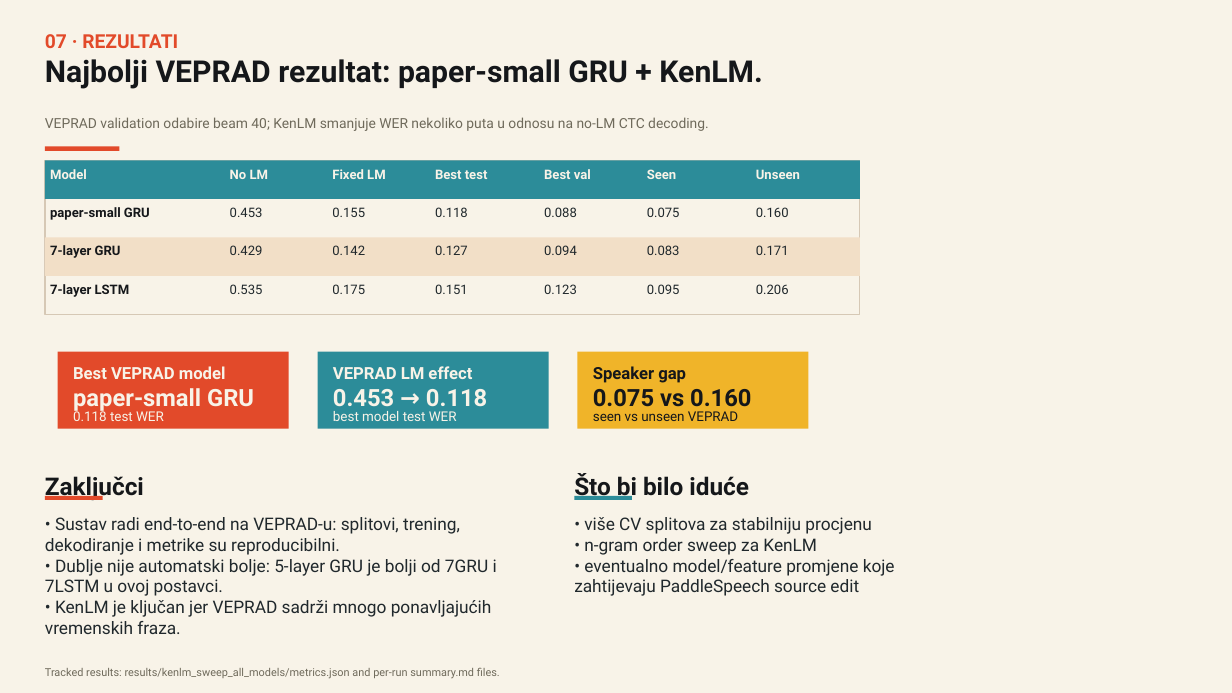
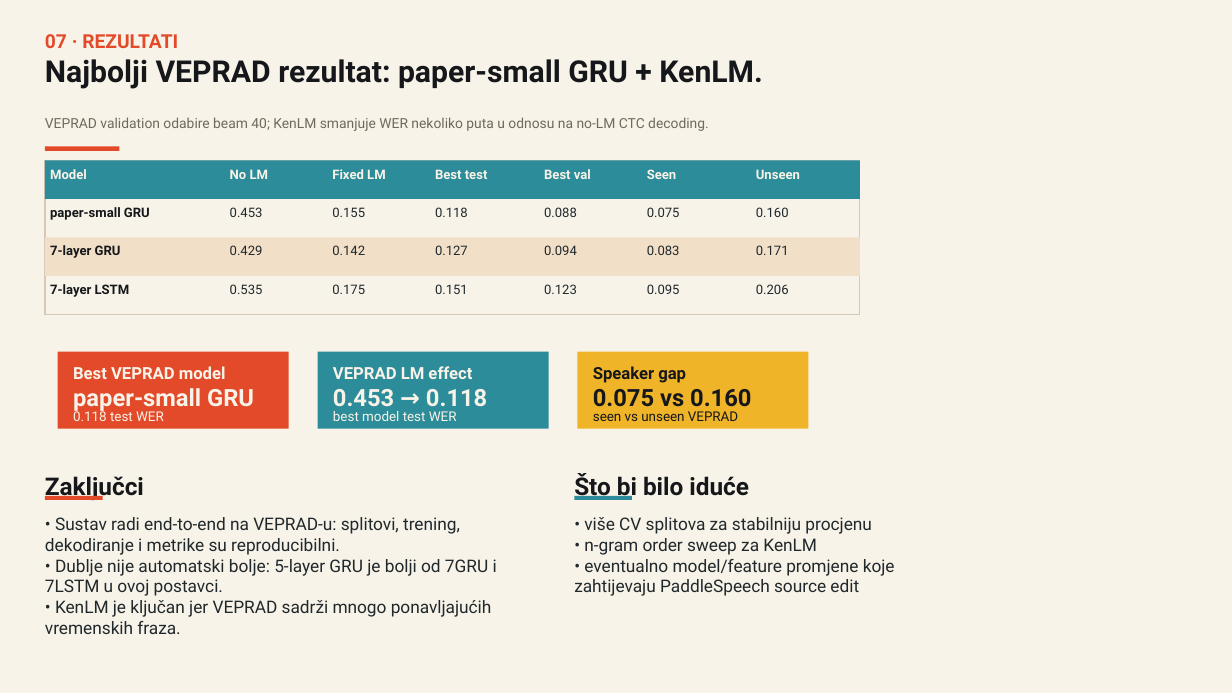
Before and after one commit to lukaIvanic/paddle_deepspeech2_clean, a slide deck: slide 7 of presentation/ROGJ_Deepspeech2_topic_presentation.pptx. Drawn at 1232x693 pixels with LibreOffice and Linux fonts; fonts in the diff are those of the drawing. Boxes give left, top, right and bottom in pixels: in the first picture for what was removed or moved away, otherwise in the second. Text is boxed around its words. In the diff, an @@ line names an element or a change of style, - is before the commit and + after.

```diff
--- a/presentation/ROGJ_Deepspeech2_topic_presentation.pptx
+++ b/presentation/ROGJ_Deepspeech2_topic_presentation.pptx
@@ text removed at bbox=[45, 668, 500, 678] @@
-Tracked results: results/kenlm_sweep_all_models/metrics.json and per-run summary.md files.
```
Also in this commit, not shown: 4 other slides changed, 3 slides added, 2 slides removed, 1 other file.
